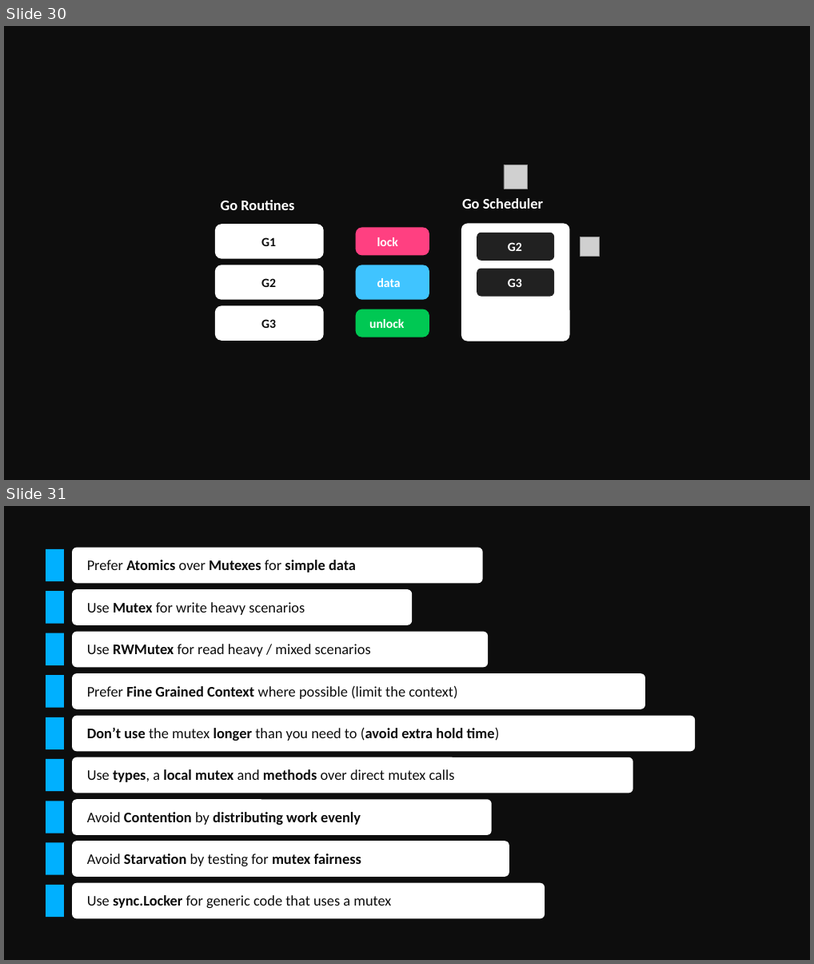
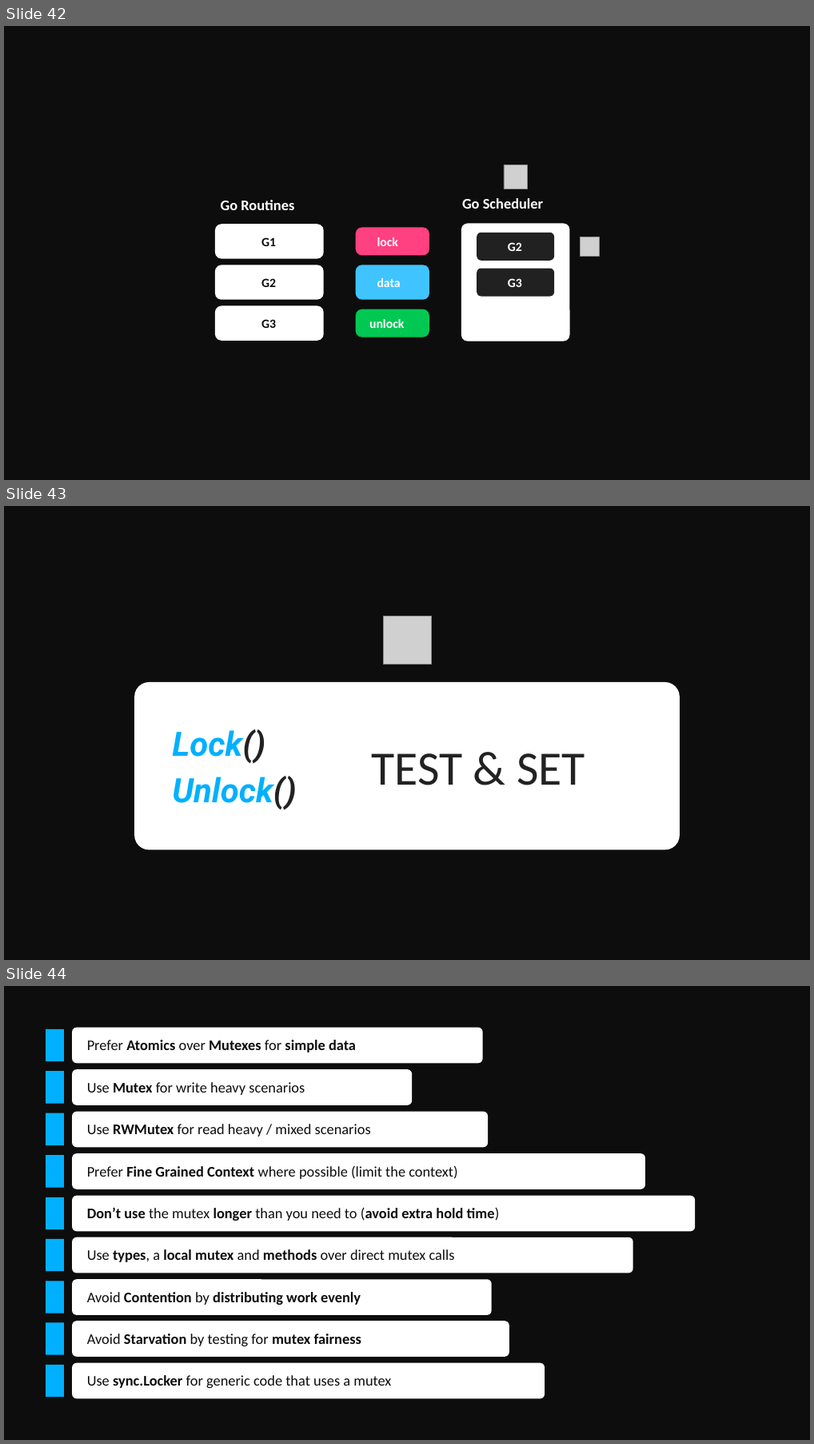
Before and after one commit to golang-basics/concurrency, a slide deck: presentations/7_mutexes/Mutexes.pptx. Shown one above the other, each under a label of ours: slides 30 and 31 before the commit, slides 42, 43 and 44 after it. The pictures are 814x964 and 814x1444 pixels, drawn with LibreOffice and Linux fonts; fonts in the diff are those of the drawing; grey boxes stand for pictures. Boxes give left, top, right and bottom in pixels: in the first picture for what was removed or moved away, otherwise in the second. Text is boxed around its words. In the diff, an @@ line names an element or a change of style, - is before the commit and + after.

```diff
--- a/presentations/7_mutexes/Mutexes.pptx
+++ b/presentations/7_mutexes/Mutexes.pptx
@@ slide 43 added at <box>4,506,810,960</box>, background #0D0D0D @@
@@ picture added at <box>383,616,431,664</box> @@
@@ rounded rectangle added at <box>134,682,680,849</box>, fill #FFFFFF @@
@@ text added at <box>172,729,266,763</box>, 80 pt, text #00B0FF, bold, italic @@
+Lock()
@@ text added at <box>371,753,586,785</box>, 114 pt, text #222222 @@
+TEST & SET
@@ text added at <box>172,776,296,809</box>, 80 pt, text #00B0FF, bold, italic @@
+Unlock()
@@ what was slide 30 is now slide 42 @@
@@ what was slide 31 is now slide 44 @@
```
Also in this commit, not shown: 10 slides changed, 40 other slides added, 1 other file.
